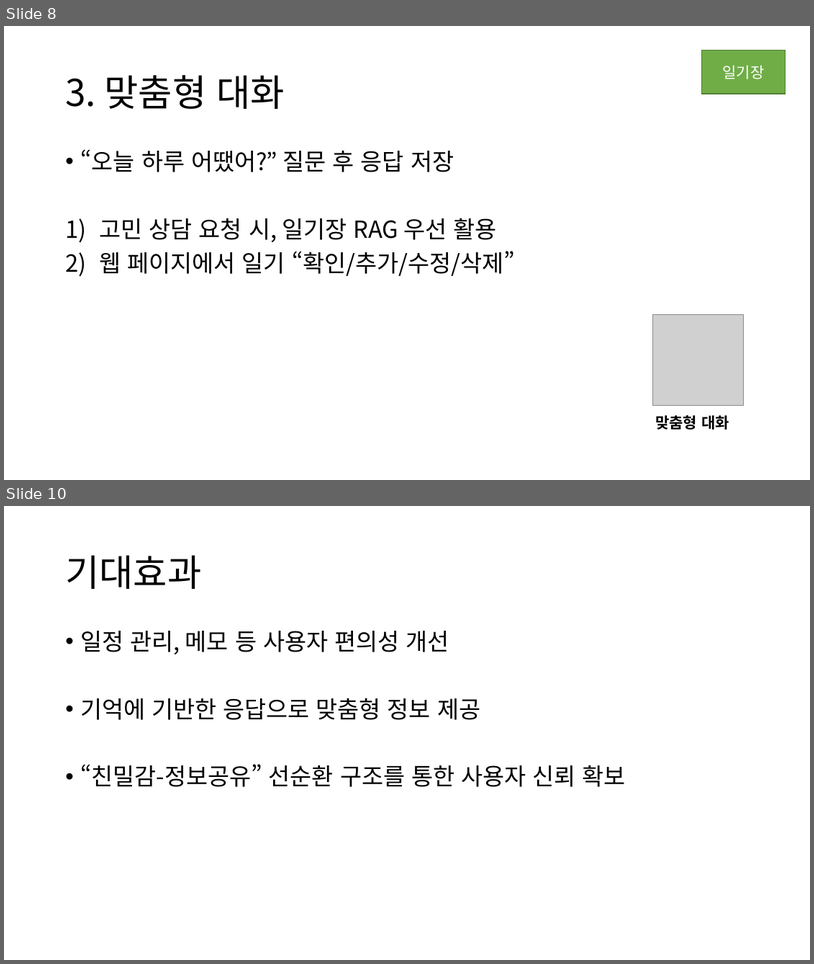
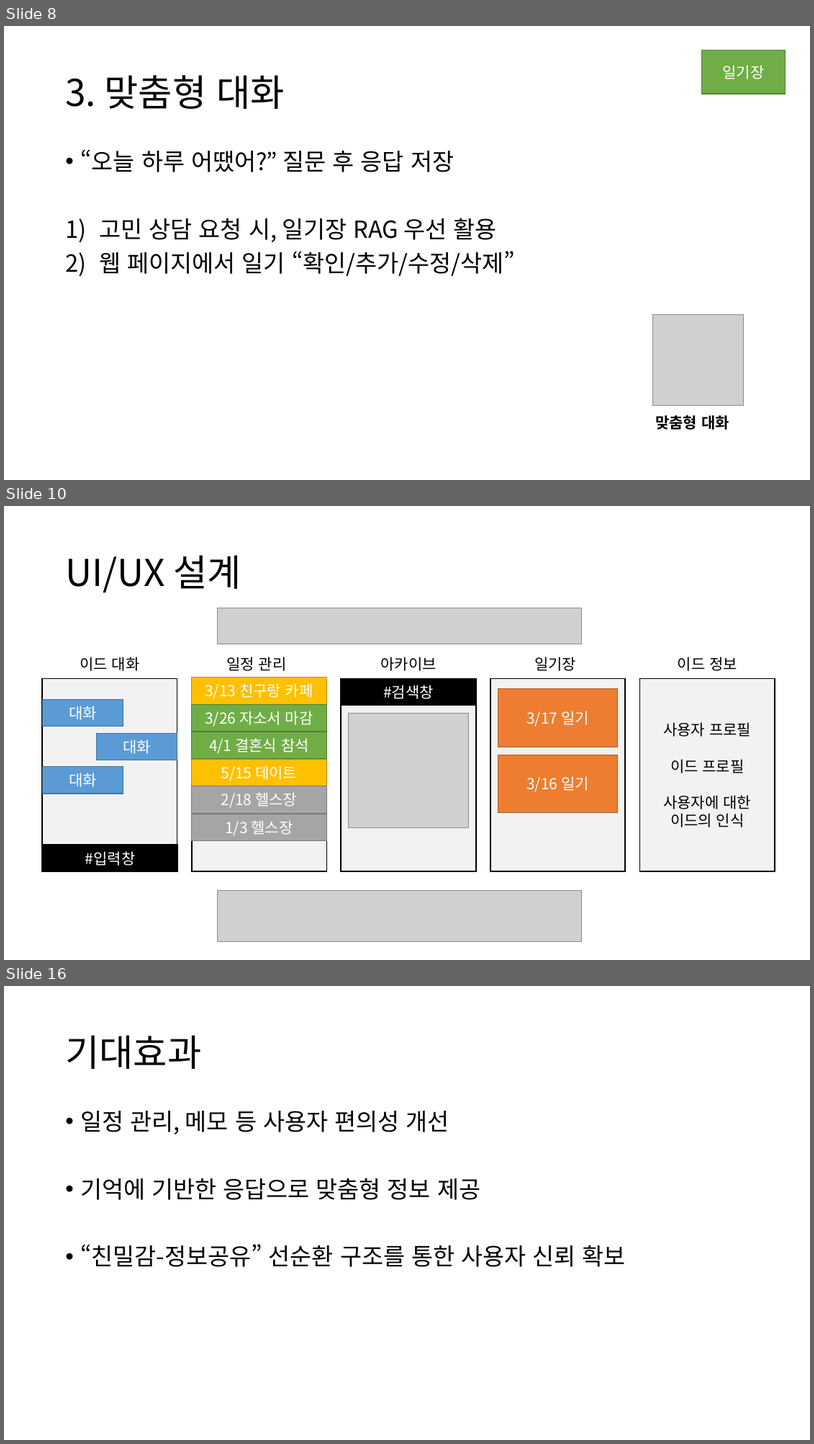
Before and after one commit to HeyHO2154/Id, a slide deck: 시스템 설계도.pptx. Shown one above the other, each under a label of ours: slides 8 and 10 before the commit, slides 8, 10 and 16 after it; the slides between them are not shown. The pictures are 814x964 and 814x1444 pixels, drawn with LibreOffice and Linux fonts; fonts in the diff are those of the drawing; grey boxes stand for pictures. Boxes give left, top, right and bottom in pixels: in the first picture for what was removed or moved away, otherwise in the second. Text is boxed around its words. In the diff, an @@ line names an element or a change of style, - is before the commit and + after.

```diff
--- a/시스템 설계도.pptx
+++ b/시스템 설계도.pptx
@@ slide 10 added at (x1=4, y1=506, x2=810, y2=960), background #FFFFFF @@
@@ title added at (x1=65, y1=555, x2=241, y2=593), 44 pt, text #000000 @@
+UI/UX 설계
@@ picture added at (x1=218, y1=608, x2=581, y2=644) @@
@@ text added at (x1=80, y1=656, x2=140, y2=671), 18 pt, text #000000 @@
+이드 대화
@@ text added at (x1=226, y1=656, x2=287, y2=671), 18 pt, text #000000 @@
+일정 관리
@@ text added at (x1=381, y1=656, x2=436, y2=671), 18 pt, text #000000 @@
+아카이브
@@ text added at (x1=535, y1=656, x2=576, y2=671), 18 pt, text #000000 @@
+일기장
@@ text added at (x1=678, y1=656, x2=738, y2=671), 18 pt, text #000000 @@
+이드 정보
@@ rectangle added at (x1=42, y1=678, x2=177, y2=871), fill #F2F2F2, outline #000000 1.5 pt @@
@@ rectangle added at (x1=191, y1=677, x2=327, y2=704), fill #FFC000, outline #BD8E00 1 pt, 18 pt, text #FFFFFF @@
+3/13 친구랑 카페
@@ rectangle added at (x1=192, y1=678, x2=327, y2=871), fill #F2F2F2, outline #000000 1.5 pt @@
@@ rectangle added at (x1=341, y1=678, x2=476, y2=871), fill #F2F2F2, outline #000000 1.5 pt @@
@@ rectangle added at (x1=341, y1=678, x2=476, y2=705), fill #000000, outline #000000 1 pt, 18 pt, text #FFFFFF @@
+#검색창
@@ rectangle added at (x1=491, y1=678, x2=626, y2=871), fill #F2F2F2, outline #000000 1.5 pt @@
@@ rectangle added at (x1=640, y1=678, x2=775, y2=871), fill #F2F2F2, outline #000000 1.5 pt, 18 pt, text #000000 @@
+사용자 프로필
+이드 프로필
+사용자에 대한 이드의 인식
@@ rectangle added at (x1=43, y1=699, x2=124, y2=726), fill #5B9BD5, outline #43739E 1 pt, 18 pt, text #FFFFFF @@
+대화
@@ rectangle added at (x1=499, y1=689, x2=618, y2=746), fill #ED7D31, outline #AF5C24 1 pt, 18 pt, text #FFFFFF @@
+3/17 일기
@@ rectangle added at (x1=191, y1=705, x2=327, y2=731), fill #70AD47, outline #538035 1 pt, 18 pt, text #FFFFFF @@
+3/26 자소서 마감
@@ picture added at (x1=348, y1=713, x2=468, y2=827) @@
@@ rectangle added at (x1=97, y1=734, x2=177, y2=760), fill #5B9BD5, outline #43739E 1 pt, 18 pt, text #FFFFFF @@
+대화
@@ rectangle added at (x1=191, y1=731, x2=327, y2=758), fill #70AD47, outline #538035 1 pt, 18 pt, text #FFFFFF @@
+4/1 결혼식 참석
@@ rectangle added at (x1=191, y1=759, x2=327, y2=785), fill #FFC000, outline #BD8E00 1 pt, 18 pt, text #FFFFFF @@
+5/15 데이트
@@ rectangle added at (x1=499, y1=754, x2=618, y2=813), fill #ED7D31, outline #AF5C24 1 pt, 18 pt, text #FFFFFF @@
+3/16 일기
@@ rectangle added at (x1=43, y1=767, x2=124, y2=793), fill #5B9BD5, outline #43739E 1 pt, 18 pt, text #FFFFFF @@
+대화
@@ rectangle added at (x1=191, y1=786, x2=327, y2=813), fill #A5A5A5, outline #7A7A7A 1 pt, 18 pt, text #FFFFFF @@
+2/18 헬스장
@@ rectangle added at (x1=191, y1=814, x2=327, y2=841), fill #A5A5A5, outline #7A7A7A 1 pt, 18 pt, text #FFFFFF @@
+1/3 헬스장
@@ rectangle added at (x1=43, y1=845, x2=178, y2=871), fill #000000, outline #000000 1 pt, 18 pt, text #FFFFFF @@
+#입력창
@@ picture added at (x1=218, y1=890, x2=581, y2=942) @@
@@ what was slide 10 is now slide 16 @@
```
Also in this commit, not shown: 3 slides changed, 5 other slides added.
